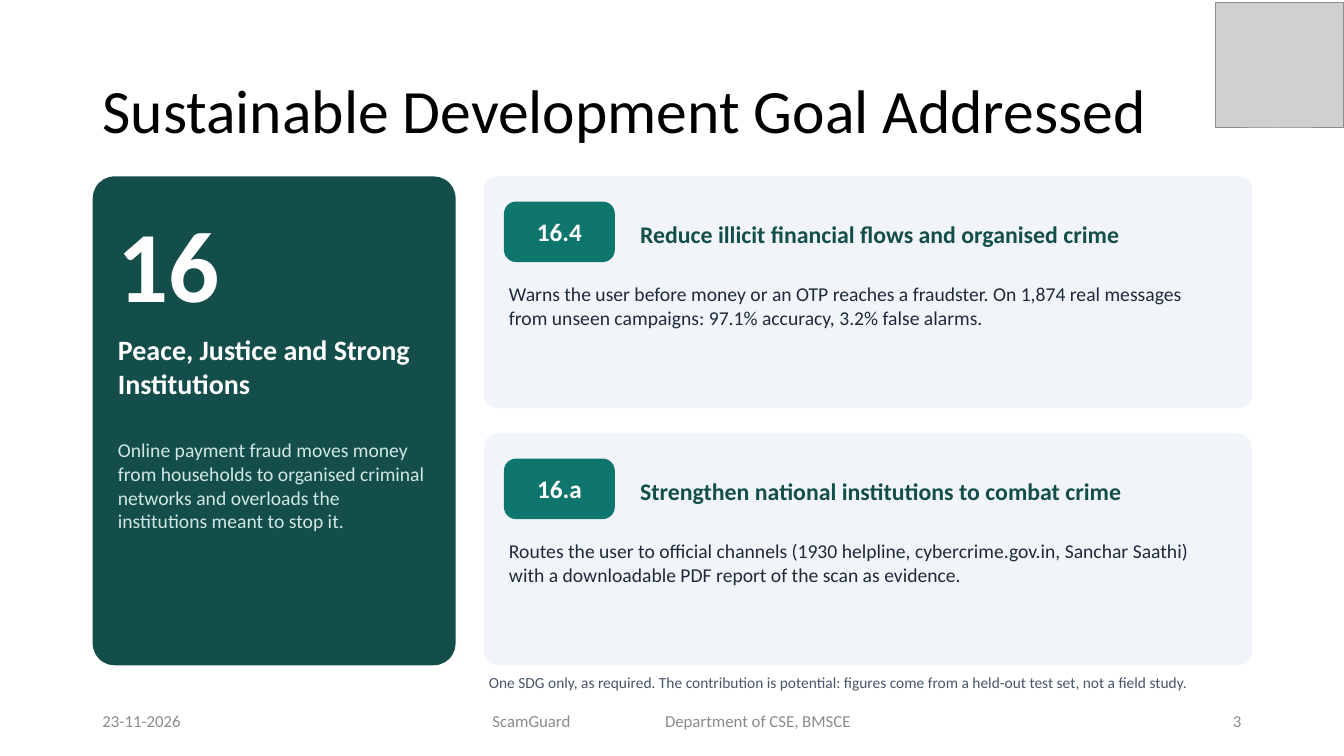
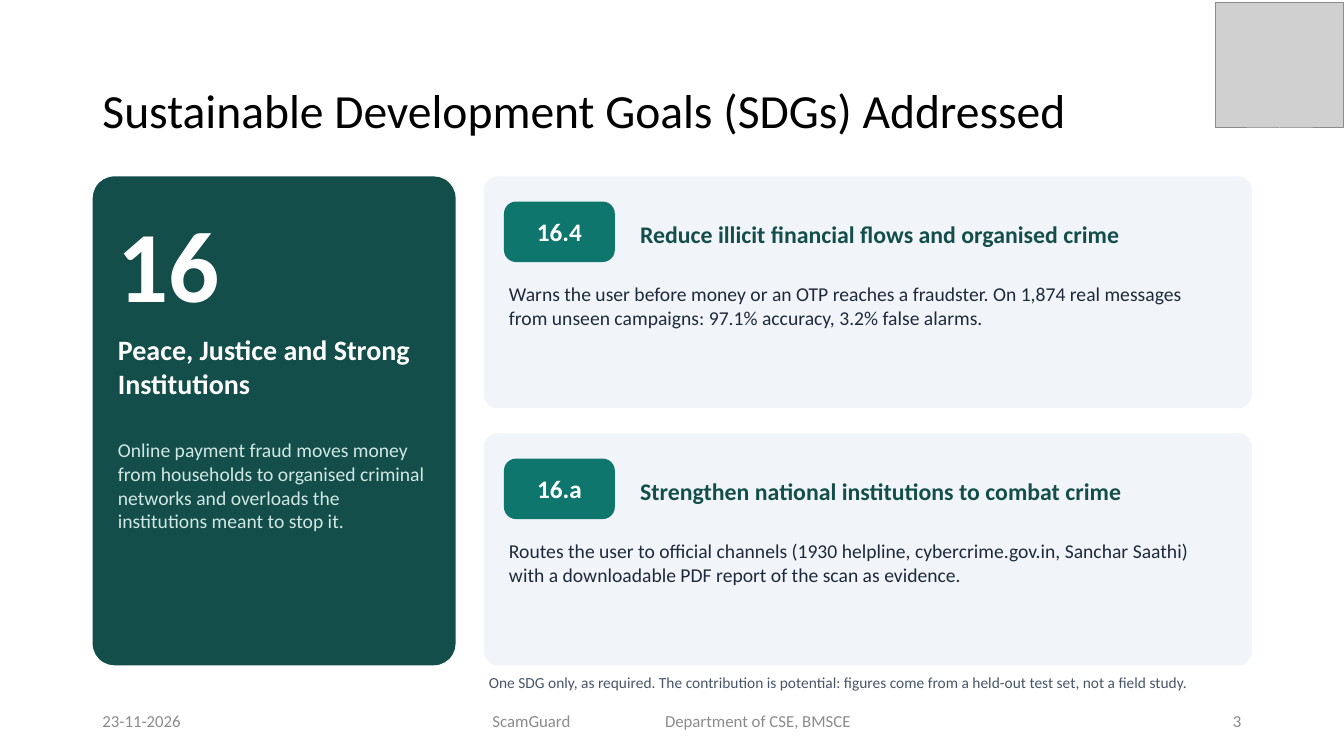
Before and after one commit to priyamthakur275/ScamGuard-AI, a slide deck: slide 3 of docs/presentation/ScamGuard_Final_Presentation.pptx. Drawn at 1344x756 pixels with LibreOffice and Linux fonts; fonts in the diff are those of the drawing; grey boxes stand for pictures. Boxes give left, top, right and bottom in pixels: in the first picture for what was removed or moved away, otherwise in the second. Text is boxed around its words. In the diff, an @@ line names an element or a change of style, - is before the commit and + after.

Commit message:
PPT: match template slide titles

```diff
--- a/docs/presentation/ScamGuard_Final_Presentation.pptx
+++ b/docs/presentation/ScamGuard_Final_Presentation.pptx
@@ title at bbox=[102, 93, 1066, 136]: text changed; size 44 to 34 pt @@
-Sustainable Development Goal Addressed
+Sustainable Development Goals (SDGs) Addressed
```
Also in this commit, not shown: 2 other slides changed.
